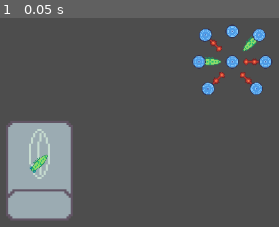
Above: before the commit, frame 1.
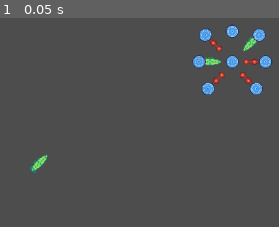
Above: after the commit, the same moment.

Repository: TJRiley96/wild-game-jam-84
Game: Godot game, scene res://Levels/test_scene.tscn
The game is run twice, just before and just after one commit, with the same random seed, the same clock (stepped at 60 frames per second) and the same inputs. This scene is started directly instead of the project's main scene.
Inputs:
- Up to frame 1 (0.05 s): no input

The runs differ from the first frame. In frame 1, 10% of the frame differs, in the area x 2-26%, y 50-97%.
Error in both runs: Cannot call method 'add_child' on a null value. (res://Scripts/card_manager.gd:107)

Commit message:
Additional CollisionShape for card
- [Bug] Collision messing up disabling collision when selected

Diff:
--- a/Scenes/Card/Scripts/card.gd
+++ b/Scenes/Card/Scripts/card.gd
@@ -5,6 +5,10 @@
 @onready var card_bg: Sprite2D = $BG
 @onready var critter_part: Sprite2D = $SpritePart
 @onready var part_name: Label = $PartName
+
+@onready var not_grab_col: CollisionShape2D = $Area2D/NotGrabCollision
+@onready var grab_col: CollisionShape2D = $Area2D/GrabCollision
+
 
 @export var card_info: CardInfo = preload("res://Scripts/Resources/card_example.tres")
 
@@ -16,15 +20,20 @@
 
 
 var card_grab: bool = false
+var selected: bool = false
 
 # Called when the node enters the scene tree for the first time.
 func _ready() -> void:
 	load_card_info()
 
 
+
 # Called every frame. 'delta' is the elapsed time since the previous frame.
 func _process(delta: float) -> void:
-	pass
+	if not Engine.is_editor_hint():
+		not_grab_col.disabled = card_grab #or selected
+		grab_col.disabled = !card_grab #or !selected
+
 
 
 func load_card_info() -> void:
--- a/Scenes/Card/card.tscn
+++ b/Scenes/Card/card.tscn
@@ -6,7 +6,10 @@
 [ext_resource type="FontFile" uid="uid://ciqtt8n860nnr" path="res://Assets/Fonts/PixelifySans-Regular.ttf" id="4_c0g18"]
 
 [sub_resource type="RectangleShape2D" id="RectangleShape2D_g0nif"]
-size = Vector2(74, 78)
+size = Vector2(83, 133)
+
+[sub_resource type="CircleShape2D" id="CircleShape2D_c0g18"]
+radius = 28.01785
 
 [sub_resource type="LabelSettings" id="LabelSettings_yw1pg"]
 font = ExtResource("4_c0g18")
@@ -18,12 +21,20 @@
 script = ExtResource("1_ac5pp")
 
 [node name="Area2D" type="Area2D" parent="."]
+z_index = 2
 
-[node name="CollisionShape2D" type="CollisionShape2D" parent="Area2D"]
-position = Vector2(1, -21)
+[node name="NotGrabCollision" type="CollisionShape2D" parent="Area2D"]
+position = Vector2(0.5, -0.5)
 shape = SubResource("RectangleShape2D_g0nif")
 
+[node name="GrabCollision" type="CollisionShape2D" parent="Area2D"]
+z_index = 5
+shape = SubResource("CircleShape2D_c0g18")
+disabled = true
+debug_color = Color(0.99607843, 0.4862745, 0.4862745, 1)
+
 [node name="BG" type="Sprite2D" parent="."]
+visible = false
 scale = Vector2(3, 3)
 texture = ExtResource("1_g0nif")
 
--- a/Scenes/character_bug.tscn
+++ b/Scenes/character_bug.tscn
@@ -28,7 +28,9 @@
 texture = ExtResource("3_ewhml")
 
 [node name="CollisionShape2D" type="CollisionShape2D" parent="Parts/Head/HeadArea"]
+z_index = 3
 shape = SubResource("CircleShape2D_hh08e")
+debug_color = Color(0.98039216, 0.21176471, 0.21960784, 0.60784316)
 
 [node name="Body" type="Sprite2D" parent="Parts"]
 z_index = 1
@@ -41,7 +43,9 @@
 texture = ExtResource("3_ewhml")
 
 [node name="CollisionShape2D" type="CollisionShape2D" parent="Parts/Body/BodyArea"]
+z_index = 3
 shape = SubResource("CircleShape2D_jqsrq")
+debug_color = Color(0.98039216, 0.21176471, 0.21960784, 0.60784316)
 
 [node name="LeftLeg1" type="Sprite2D" parent="Parts"]
 position = Vector2(-16, -16)
@@ -59,7 +63,9 @@
 texture = ExtResource("3_ewhml")
 
 [node name="CollisionShape2D" type="CollisionShape2D" parent="Parts/LeftLeg1/LL1Area"]
+z_index = 3
 shape = SubResource("CircleShape2D_jqsrq")
+debug_color = Color(0.98039216, 0.21176471, 0.21960784, 0.60784316)
 
 [node name="LeftLeg2" type="Sprite2D" parent="Parts"]
 position = Vector2(-16, 0)
@@ -76,7 +82,9 @@
 texture = ExtResource("3_ewhml")
 
 [node name="CollisionShape2D" type="CollisionShape2D" parent="Parts/LeftLeg2/LL2Area"]
+z_index = 3
 shape = SubResource("CircleShape2D_jqsrq")
+debug_color = Color(0.98039216, 0.21176471, 0.21960784, 0.60784316)
 
 [node name="LeftLeg3" type="Sprite2D" parent="Parts"]
 position = Vector2(-12, 16)
@@ -94,7 +102,9 @@
 texture = ExtResource("3_ewhml")
 
 [node name="CollisionShape2D" type="CollisionShape2D" parent="Parts/LeftLeg3/LL3Area"]
+z_index = 3
 shape = SubResource("CircleShape2D_jqsrq")
+debug_color = Color(0.98039216, 0.21176471, 0.21960784, 0.60784316)
 
 [node name="RightLeg1" type="Sprite2D" parent="Parts"]
 position = Vector2(16, -16)
@@ -112,7 +122,9 @@
 texture = ExtResource("3_ewhml")
 
 [node name="CollisionShape2D" type="CollisionShape2D" parent="Parts/RightLeg1/RL1Area"]
+z_index = 3
 shape = SubResource("CircleShape2D_jqsrq")
+debug_color = Color(0.98039216, 0.21176471, 0.21960784, 0.60784316)
 
 [node name="RightLeg2" type="Sprite2D" parent="Parts"]
 position = Vector2(16, 0)
@@ -130,7 +142,9 @@
 texture = ExtResource("3_ewhml")
 
 [node name="CollisionShape2D" type="CollisionShape2D" parent="Parts/RightLeg2/RL2Area"]
+z_index = 3
 shape = SubResource("CircleShape2D_jqsrq")
+debug_color = Color(0.98039216, 0.21176471, 0.21960784, 0.60784316)
 
 [node name="RightLeg3" type="Sprite2D" parent="Parts"]
 position = Vector2(12, 16)
@@ -148,7 +162,9 @@
 texture = ExtResource("3_ewhml")
 
 [node name="CollisionShape2D" type="CollisionShape2D" parent="Parts/RightLeg3/RL3Area"]
+z_index = 3
 shape = SubResource("CircleShape2D_jqsrq")
+debug_color = Color(0.98039216, 0.21176471, 0.21960784, 0.60784316)
 
 [connection signal="area_entered" from="Parts/Head/HeadArea" to="." method="_on_head_area_entered"]
 [connection signal="area_exited" from="Parts/Head/HeadArea" to="." method="_on_head_area_exited"]
--- a/Scripts/character_bug.gd
+++ b/Scripts/character_bug.gd
@@ -65,12 +65,13 @@
 	if area.get_parent() is Card:
 		var card: Card = area.get_parent()
 		var selector: Sprite2D = part.find_child("Selector")
-		var col: CollisionShape2D = part.find_child("CollisonShape2D")
+		var col: CollisionShape2D = part.find_child("CollisionShape2D")
 		card_info = card.card_info
 		if card_info.card_type == card_type:
 			print("Card Object: ", card.card_info.card_name)
 			selector.hide()
-			col.disabled = true
+			col.set_deferred('disabled', true)
+			card.selected = true
 			#if not card.card_grab:
 			card.critter_part.hide()
 			card.global_position = selector.global_position
@@ -86,6 +87,7 @@
 		selector.show()
 		if card.card_grab:
 			card.critter_part.show()
+			card.selected = false
 			card_info = null
 			part.texture = null
 			return null
Not shown: 1 places in Scenes/Card/card.tscn that only renumber resources
